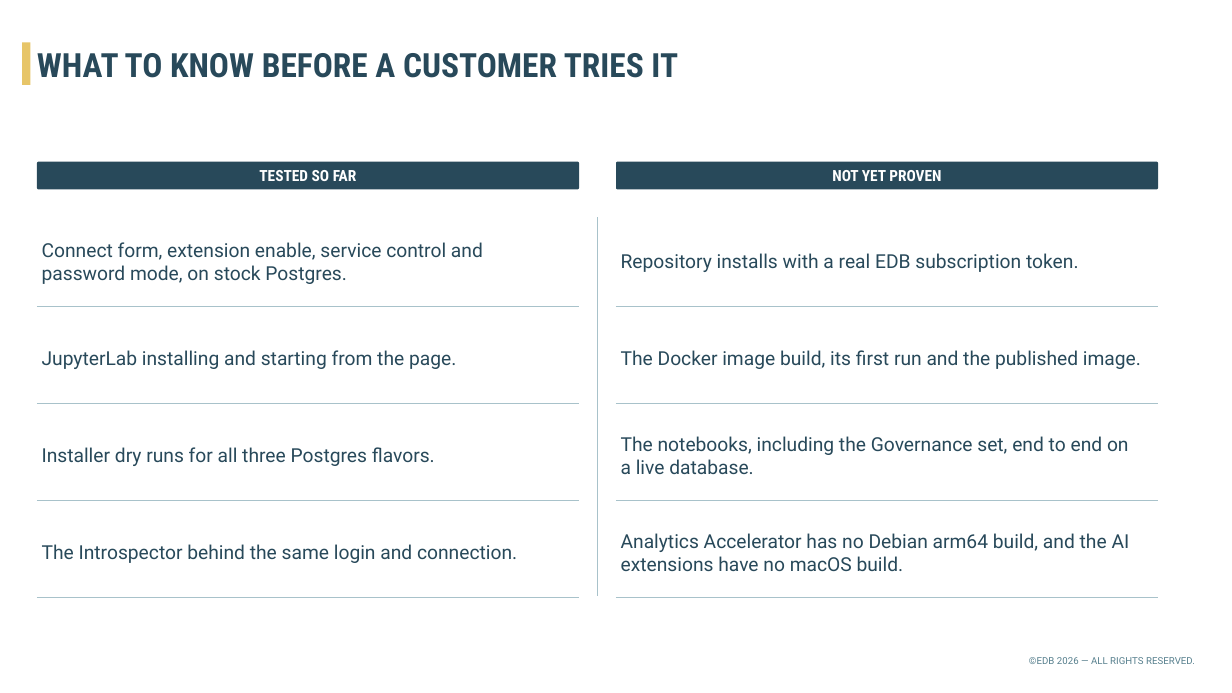
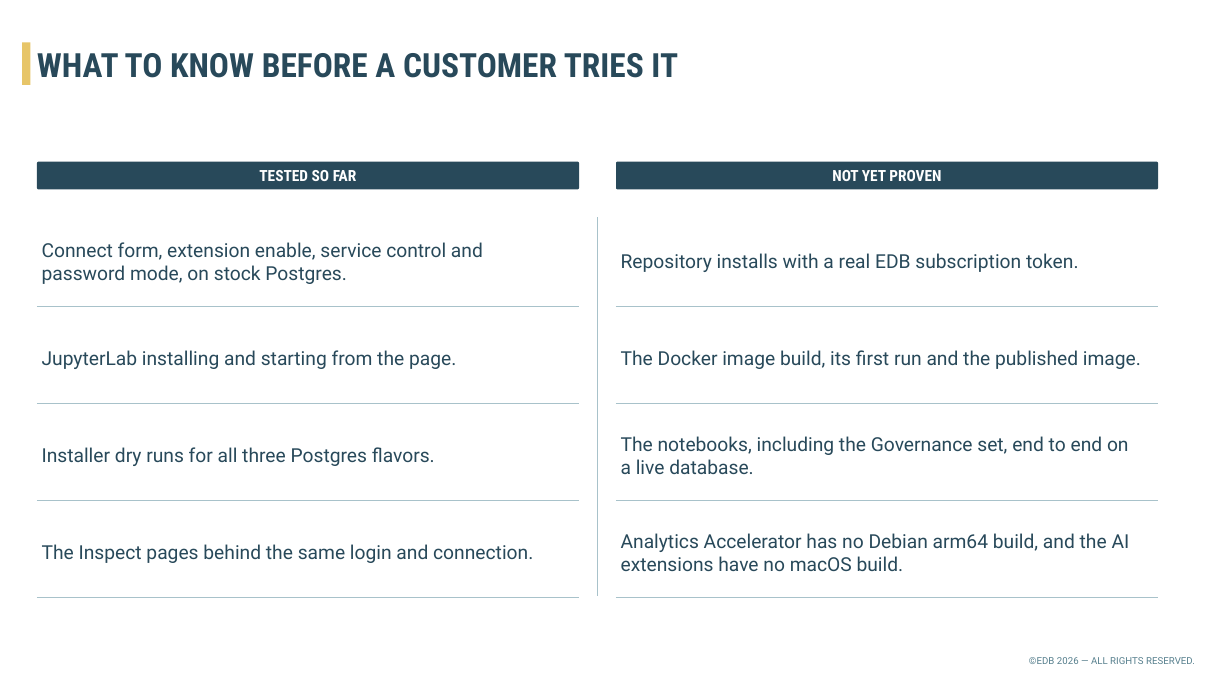
Before and after one commit to francksidi-edb/aidb-in-the-box, a slide deck: slide 7 of docs/AI-in-the-Box.pptx. Drawn at 1232x693 pixels with LibreOffice and Linux fonts; fonts in the diff are those of the drawing; background and template pictures are left out. Boxes give left, top, right and bottom in pixels: in the first picture for what was removed or moved away, otherwise in the second. Text is boxed around its words. In the diff, an @@ line names an element or a change of style, - is before the commit and + after.

Commit message:
Native Inspect pages, README, deck

```diff
--- a/docs/AI-in-the-Box.pptx
+++ b/docs/AI-in-the-Box.pptx
@@ text at <box>42,544,533,563</box>: text changed @@
-The Introspector behind the same login and connection.
+The Inspect pages behind the same login and connection.
```
Also in this commit, not shown: 3 other slides changed, 3 other files.
